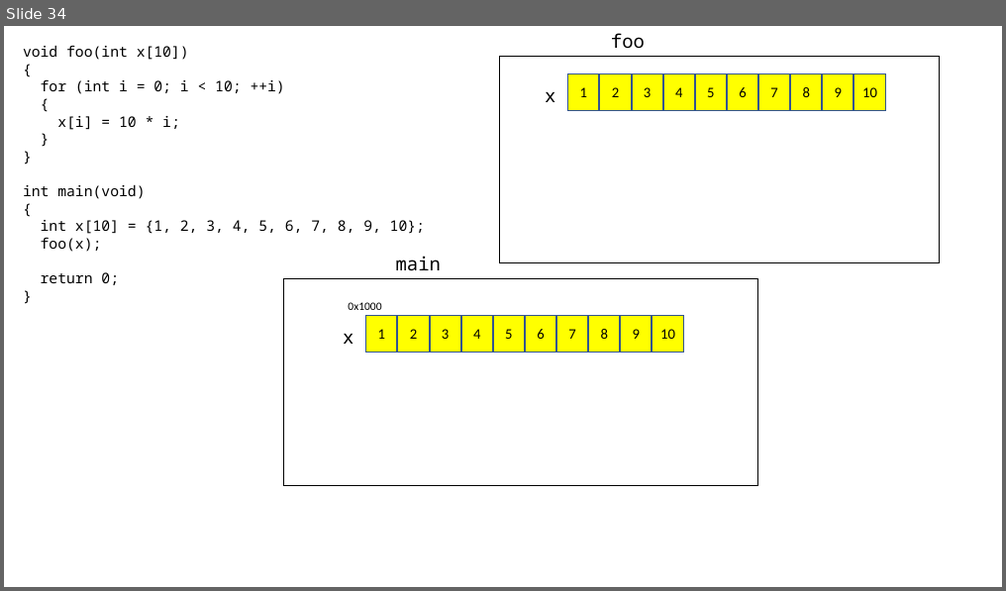
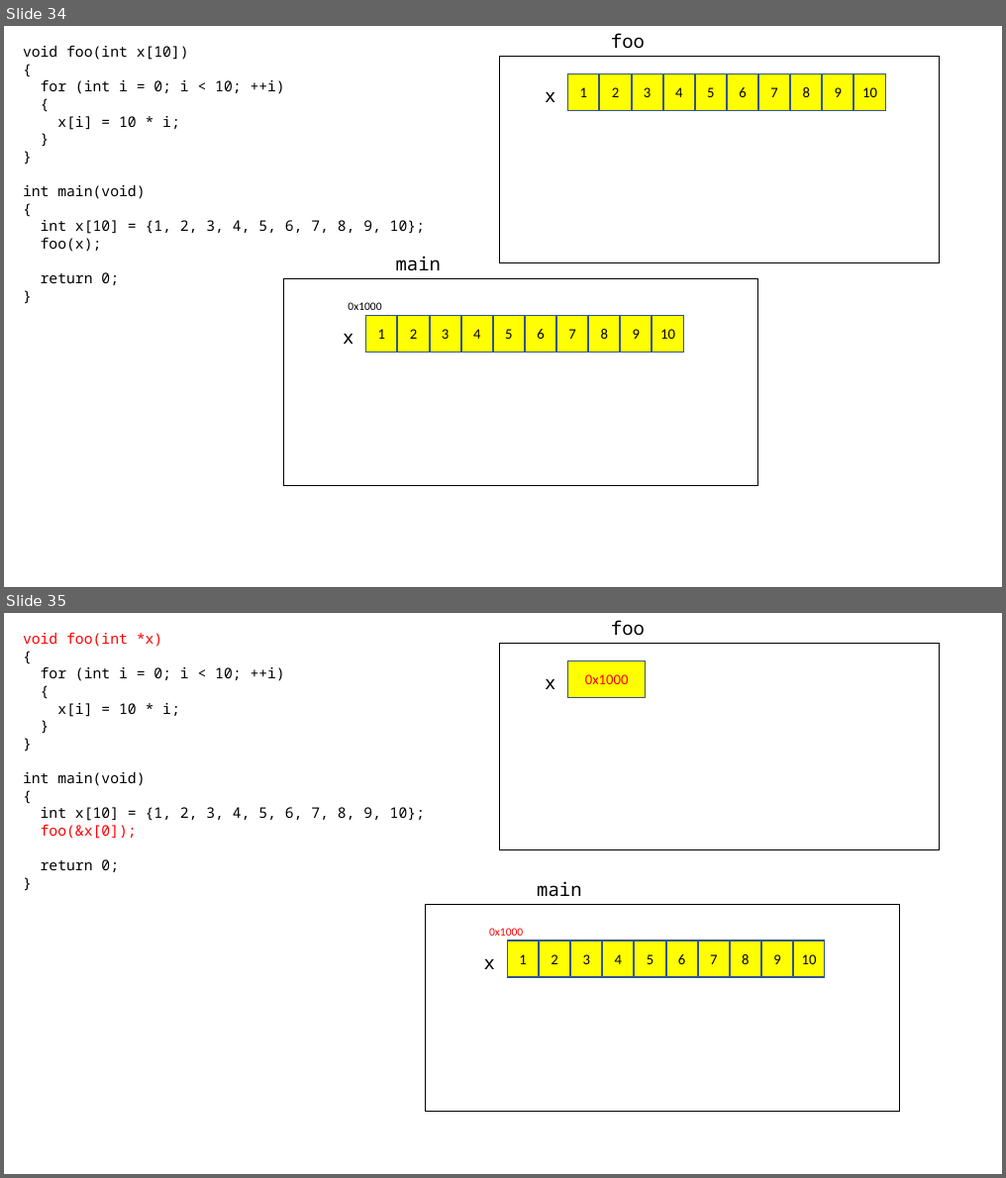
Before and after one commit to Seyoung9304/hyundai_swip, a slide deck: 230216.pptx. Shown one above the other, each under a label of ours: slide 34 before the commit, slides 34 and 35 after it. The pictures are 1006x591 and 1006x1178 pixels, drawn with LibreOffice and Linux fonts; fonts in the diff are those of the drawing. Boxes give left, top, right and bottom in pixels: in the first picture for what was removed or moved away, otherwise in the second. Text is boxed around its words. In the diff, an @@ line names an element or a change of style, - is before the commit and + after.

```diff
--- a/230216.pptx
+++ b/230216.pptx
@@ slide 35 added at <box>4,613,1002,1174</box>, background #FFFFFF @@
@@ text added at <box>23,632,425,872</box>, 14 pt, text #000000 @@
+void foo(int *x)
+{
+for (int i = 0; i < 10; ++i)
+{
+x[i] = 10 * i;
+}
+}
+int main(void)
+{
+int x[10] = {1, 2, 3, 4, 5, 6, 7, 8, 9, 10};
+foo(&x[0]);
+return 0;
+}
@@ text added at <box>611,620,645,635</box>, 18 pt, text #000000 @@
+foo
@@ rectangle added at <box>500,643,940,850</box>, fill #FFFFFF, outline #000000 1 pt @@
@@ rectangle added at <box>568,661,646,697</box>, fill #FFFF00, outline #325491 1 pt, 14 pt, text #FF0000 @@
+0x1000
@@ text added at <box>545,679,555,689</box>, 18 pt, text #000000 @@
+x
@@ rectangle added at <box>426,904,899,1111</box>, fill #FFFFFF, outline #000000 1 pt @@
@@ text added at <box>537,881,581,896</box>, 18 pt, text #000000 @@
+main
@@ text added at <box>489,928,523,936</box>, 11 pt, text #FF0000 @@
+0x1000
@@ text added at <box>484,959,495,969</box>, 18 pt, text #000000 @@
+x
@@ rectangle added at <box>508,941,539,977</box>, fill #FFFF00, outline #325491 1 pt, 14 pt, text #000000 @@
+1
@@ rectangle added at <box>540,941,570,977</box>, fill #FFFF00, outline #325491 1 pt, 14 pt, text #000000 @@
+2
@@ rectangle added at <box>571,941,602,977</box>, fill #FFFF00, outline #325491 1 pt, 14 pt, text #000000 @@
+3
@@ rectangle added at <box>603,941,634,977</box>, fill #FFFF00, outline #325491 1 pt, 14 pt, text #000000 @@
+4
@@ rectangle added at <box>635,941,665,977</box>, fill #FFFF00, outline #325491 1 pt, 14 pt, text #000000 @@
+5
@@ rectangle added at <box>666,941,697,977</box>, fill #FFFF00, outline #325491 1 pt, 14 pt, text #000000 @@
+6
@@ rectangle added at <box>699,941,730,977</box>, fill #FFFF00, outline #325491 1 pt, 14 pt, text #000000 @@
+7
@@ rectangle added at <box>731,941,761,977</box>, fill #FFFF00, outline #325491 1 pt, 14 pt, text #000000 @@
+8
@@ rectangle added at <box>762,941,793,977</box>, fill #FFFF00, outline #325491 1 pt, 14 pt, text #000000 @@
+9
@@ rectangle added at <box>794,941,825,977</box>, fill #FFFF00, outline #325491 1 pt, 14 pt, text #000000 @@
+10
```
Also in this commit, not shown: 4 other slides added, 1 other file.
